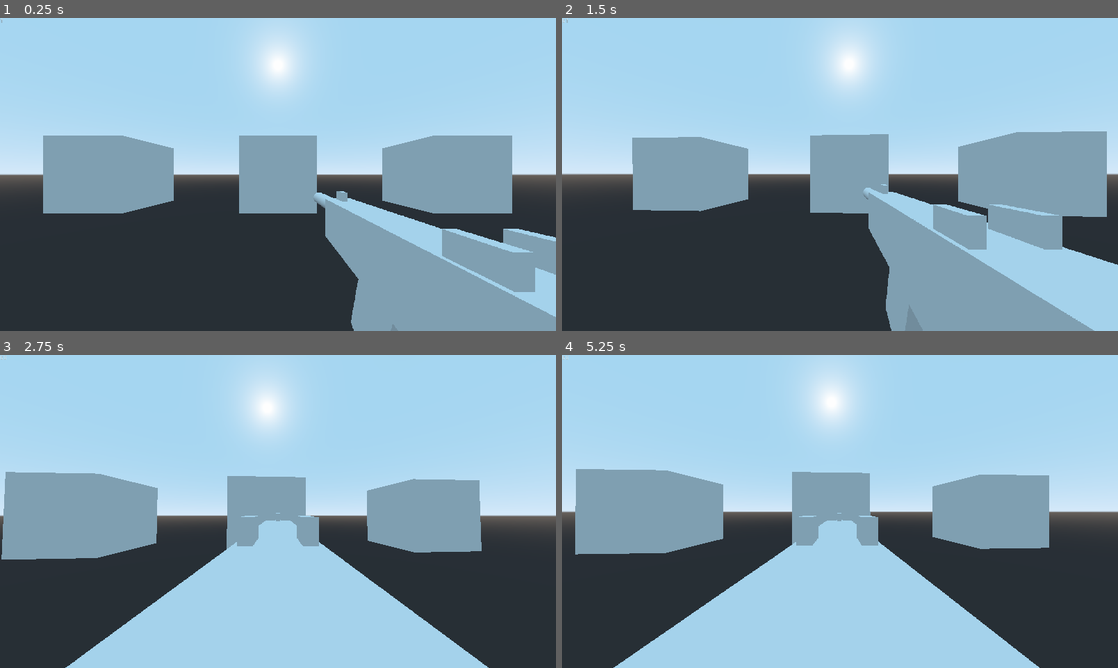
Above: before the commit, frames 1-4 (two rows, left to right).
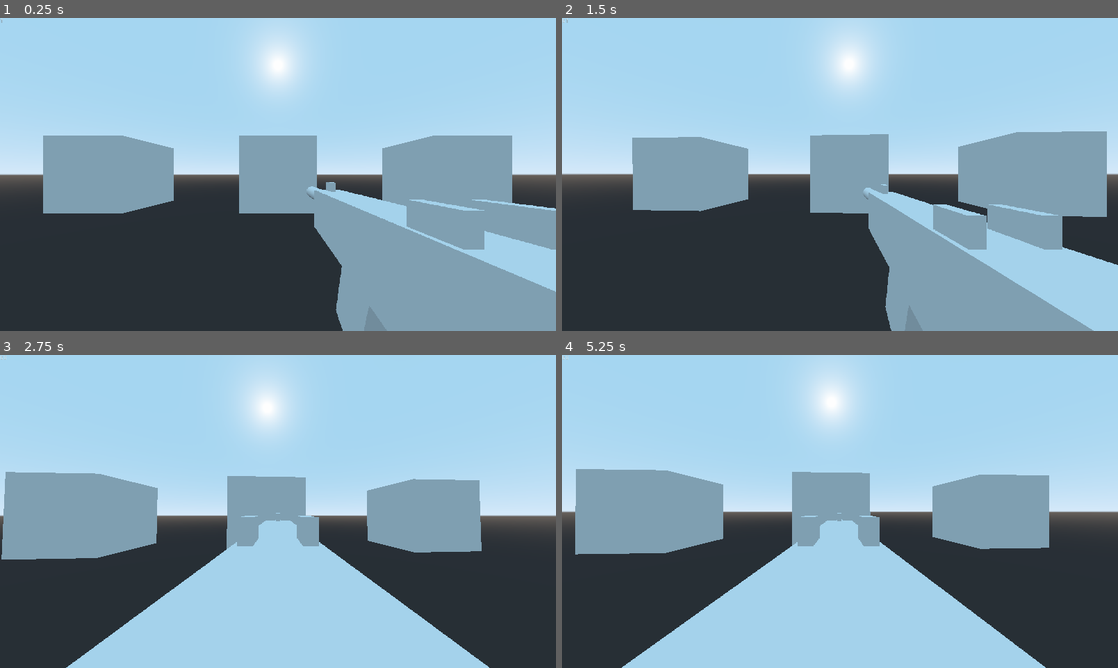
Above: after the commit, the same moments.

Repository: ringating/fps-test
Game: Godot game, scene res://scenes/3d_test_scene.tscn
Two runs of this game, one before a commit and one after it. Both use one fixed random seed, a clock stepped at 60 frames per second and the inputs below.
Inputs (mouse positions are in pixels of both pictures, inside the frame that each line leads up to):
- Up to frame 1 (0.25 s): no input
- Up to frame 2 (1.5 s): move the mouse to (867, 174) at 0.52 s; hold Right mouse button (ADS) 0.53-1.28 s; move the mouse to (812, 174) at 1.27 s; click (812, 174) at 1.35 s
- Up to frame 3 (2.75 s): move the mouse to (289, 505) at 2.02 s; hold Right mouse button (ADS) from 2.03 s (still down)
- Up to frame 4 (5.25 s): move the mouse to (834, 517) at 2.77 s; release Right mouse button (ADS) at 2.78 s; click (834, 517) at 2.85 s; move the mouse to (878, 514) at 3.52 s; hold Right mouse button (ADS) 3.53-4.28 s; move the mouse to (795, 508) at 4.27 s; click (795, 508) at 4.35 s; move the mouse to (845, 511) at 5.02 s; hold Right mouse button (ADS) from 5.03 s (still down)

The runs differ from the first frame. In frame 1, 6.1% of the frame differs, in the area x 55-100%, y 52-100%; in frame 2, less than 0.1%; in frame 3, less than 0.1%; in frame 4, 0.7%.

Commit message:
adjusted values

Diff:
--- a/project.godot
+++ b/project.godot
@@ -18,10 +18,6 @@
 config/name="fps-test"
 run/main_scene="res://scenes/3d_test_scene.tscn"
 config/icon="res://icon.png"
-
-[debug]
-
-settings/fps/force_fps=60
 
 [display]
 
--- a/scripts/fire_weapon.gd
+++ b/scripts/fire_weapon.gd
@@ -1,6 +1,6 @@
 extends Node
 
-export var rpm : float = 400 # rounds per minute
+export var rpm : float = 800 # rounds per minute
 var recoilOffset : Vector3 = Vector3(0, 0, 0.3)
 
 var timeBetweenShots : float = 1/(rpm/60) # in seconds
--- a/scripts/viewmodel_sway.gd
+++ b/scripts/viewmodel_sway.gd
@@ -4,16 +4,16 @@
 ##### constants #####
 
 # where the weapon is located when motionless
-var hipBasePos : Vector3 = Vector3(0.6,-0.5,-0.8)
-var adsBasePos : Vector3 = Vector3(0,-0.38,-0.8)
+var hipBasePos : Vector3 = Vector3(0.6, -0.5, -0.8)
+var adsBasePos : Vector3 = Vector3(0.0,-0.38, -0.8)
 
 # how far the weapon should move due to mouse movements (x,y) and recoil (z)
-var hipMotionScalar : Vector3 = Vector3(0.04, 0.04, 1)
+var hipMotionScalar : Vector3 = Vector3(0.03, 0.03, 1)
 var adsMotionScalar : Vector3 = Vector3(0.008, 0.008, 0.75)
 
 # how quickly the weapon should react to mouse movements (x,y) and recover from recoil (z)
-var hipLerpRate : Vector3 = Vector3(8,8,20)
-var adsLerpRate : Vector3 = Vector3(14,14,20)
+var hipLerpRate : Vector3 = Vector3(16, 16, 20)
+var adsLerpRate : Vector3 = Vector3(18, 18, 20)
 
 # how quickly to change all of the above values from...
 var toHipLerpRateBP : float = 10 # ...ADS to HIP
